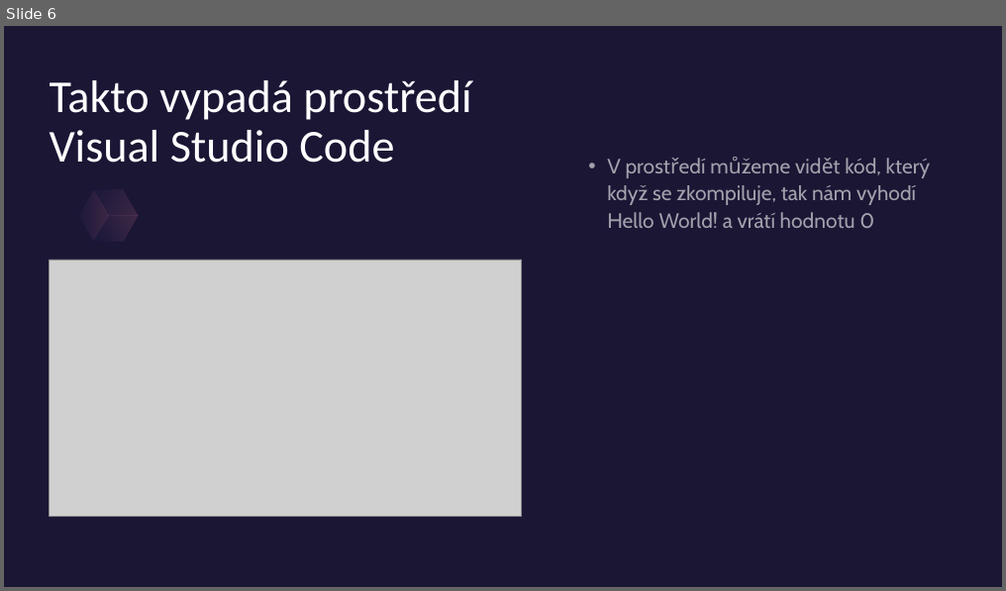
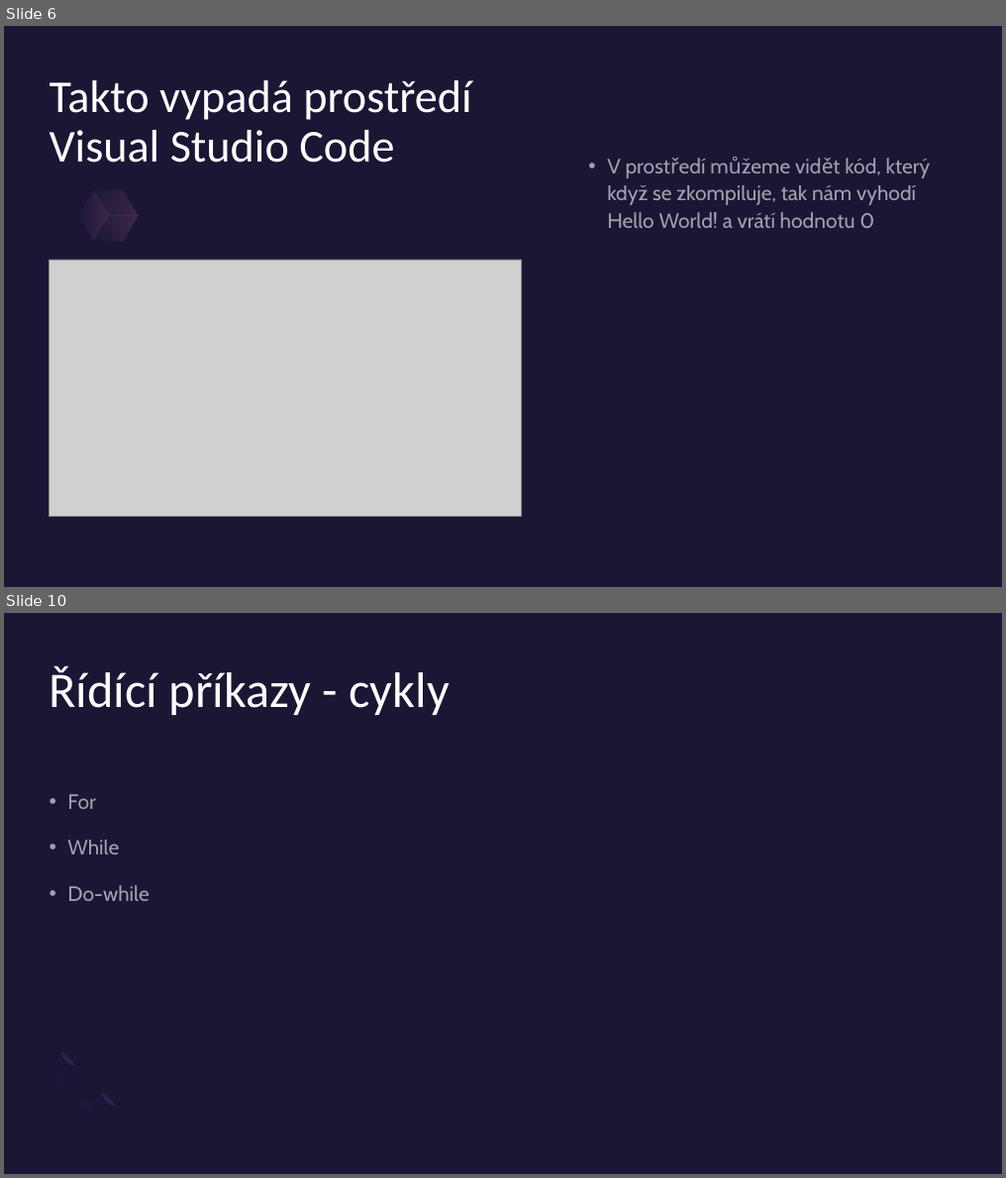
Before and after one commit to KokosHraje/C-VDAPrezentace, a slide deck: Programovací-jazyk-C.pptx. Shown one above the other, each under a label of ours: slide 6 before the commit, slides 6 and 10 after it; the slides between them are not shown. The pictures are 1006x591 and 1006x1178 pixels, drawn with LibreOffice and Linux fonts; fonts in the diff are those of the drawing; grey boxes stand for pictures. Boxes give left, top, right and bottom in pixels: in the first picture for what was removed or moved away, otherwise in the second. Text is boxed around its words. In the diff, an @@ line names an element or a change of style, - is before the commit and + after.

```diff
--- a/Programovací-jazyk-C.pptx
+++ b/Programovací-jazyk-C.pptx
@@ slide 10 added at (x1=4, y1=613, x2=1002, y2=1174), background #1A1634 @@
@@ title added at (x1=50, y1=666, x2=450, y2=715), 48 pt, text #FFFFFF @@
+Řídící příkazy - cykly
@@ text added at (x1=67, y1=794, x2=149, y2=901), 20 pt, text #FFFFFF at 60% opacity @@
+• For
+• While
+• Do-while
@@ freeform shape added at (x1=34, y1=1049, x2=118, y2=1133), fill #7266BE at 20% opacity @@
@@ ellipse added at (x1=59, y1=1051, x2=76, y2=1067), fill #292353 @@
@@ ellipse added at (x1=99, y1=1091, x2=116, y2=1108), fill #292353 @@
```
Also in this commit, not shown: 1 slide changed, 4 other slides added.
